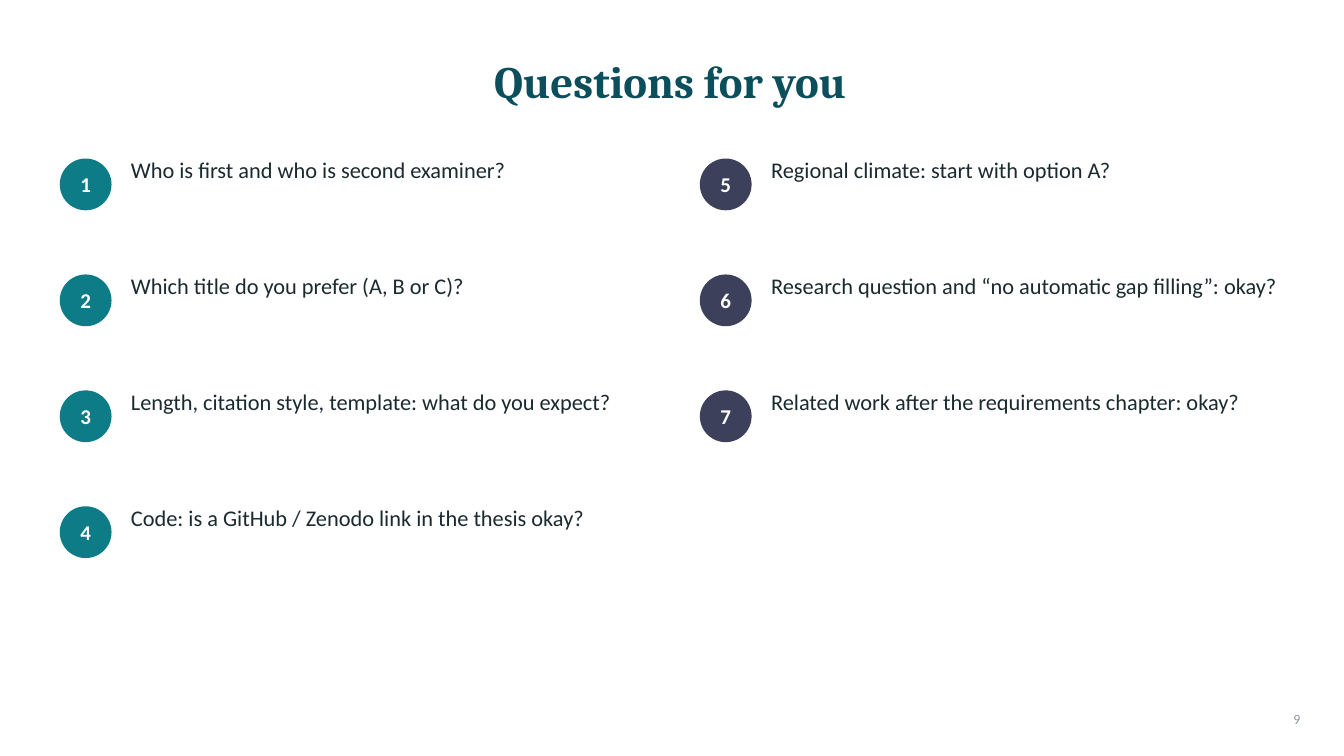
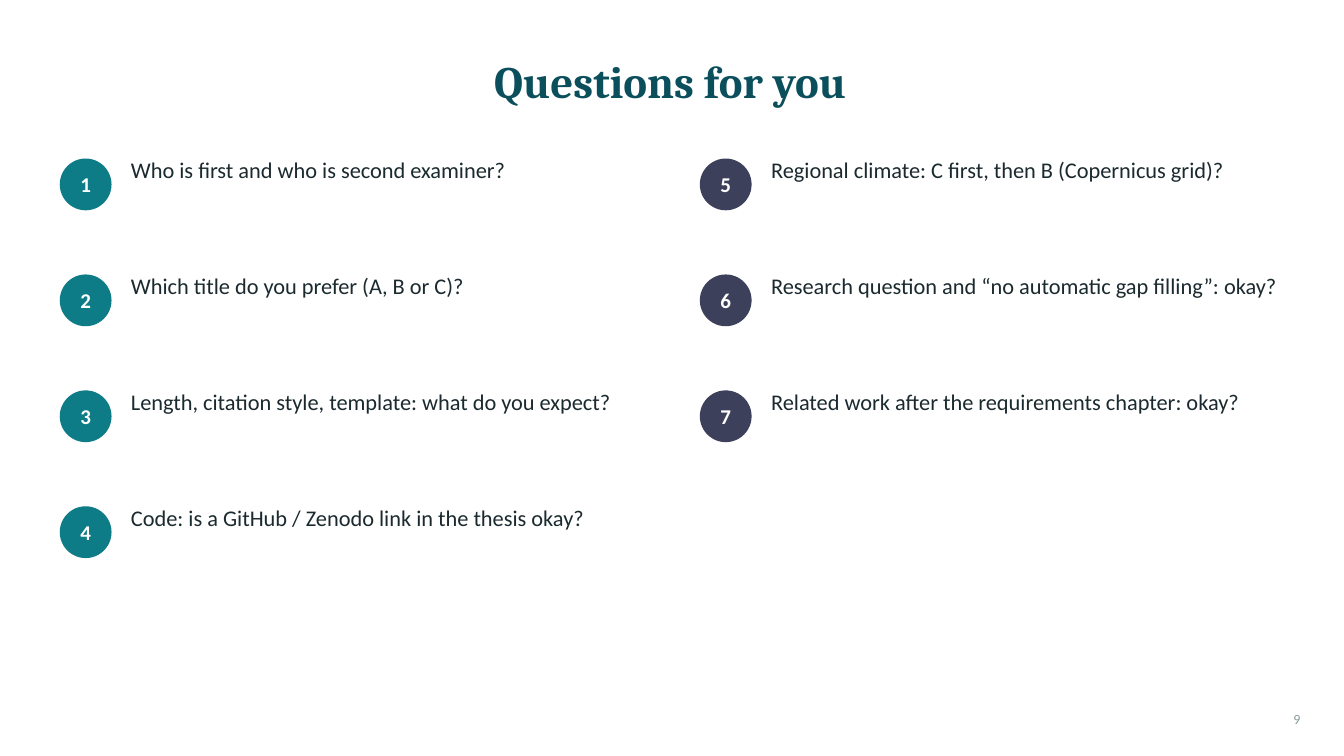
Before and after one commit to geohanibal/llm-climate-health, a slide deck: slide 9 of docs/thesis/supervisor_meetings/2026-11-19_presentation.pptx. Drawn at 1344x756 pixels with LibreOffice and Linux fonts; fonts in the diff are those of the drawing. Boxes give left, top, right and bottom in pixels: in the first picture for what was removed or moved away, otherwise in the second. Text is boxed around its words. In the diff, an @@ line names an element or a change of style, - is before the commit and + after.

```diff
--- a/docs/thesis/supervisor_meetings/2026-11-19_presentation.pptx
+++ b/docs/thesis/supervisor_meetings/2026-11-19_presentation.pptx
@@ text at (771, 162, 1223, 182): text changed @@
-Regional climate: start with option A?
+Regional climate: C first, then B (Copernicus grid)?
```
Also in this commit, not shown: 1 other slide changed, 2 other files.
